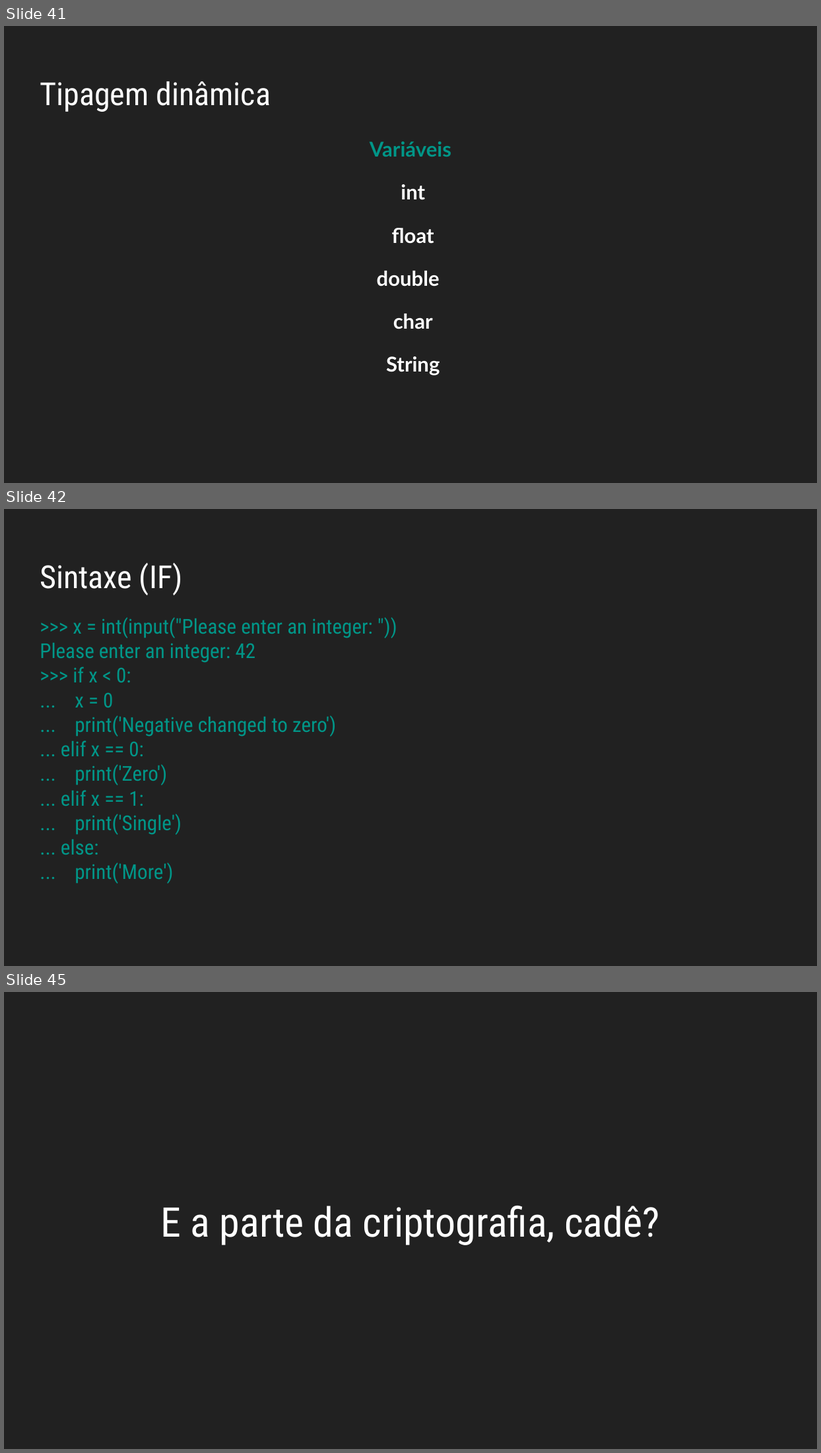
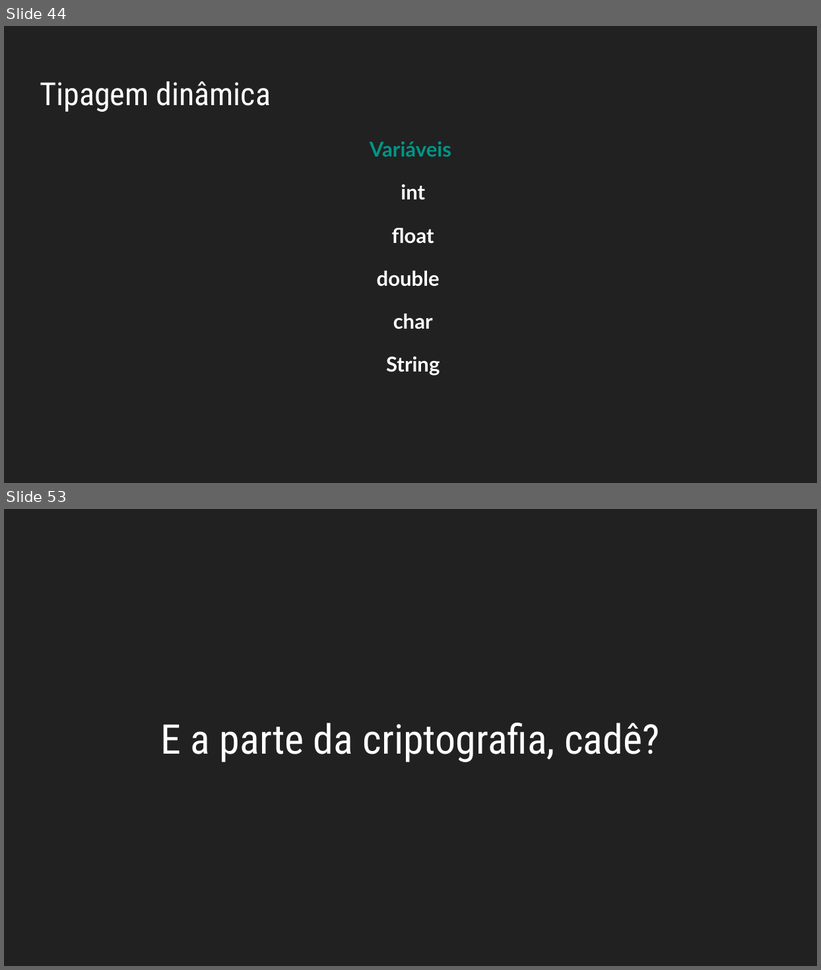
Before and after one commit to allythy/Palestras, a slide deck: Minicurso Do Terminal GNU-Linux ao Python/VI Workshop da Escola de Engenharias e TI.odp. Shown one above the other, each under a label of ours: slides 41, 42 and 45 before the commit, slides 44 and 53 after it; the slides between them are not shown. The pictures are 821x1453 and 821x970 pixels, drawn with LibreOffice and Linux fonts; fonts in the diff are those of the drawing. Boxes give left, top, right and bottom in pixels: in the first picture for what was removed or moved away, otherwise in the second. Text is boxed around its words. In the diff, an @@ line names an element or a change of style, - is before the commit and + after.

```diff
--- a/Minicurso Do Terminal GNU-Linux ao Python/VI Workshop da Escola de Engenharias e TI.odp
+++ b/Minicurso Do Terminal GNU-Linux ao Python/VI Workshop da Escola de Engenharias e TI.odp
@@ slide 42 removed at (4, 509, 817, 966), background #212121 @@
@@ title removed at (40, 562, 183, 595) @@
-Sintaxe (IF)
@@ text removed at (40, 617, 372, 884) @@
->>> x = int(input("Please enter an integer: "))
-Please enter an integer: 42
->>> if x < 0:
-... x = 0
-... print('Negative changed to zero')
-... elif x == 0:
-... print('Zero')
-... elif x == 1:
-... print('Single')
-... else:
-... print('More')
@@ what was slide 41 is now slide 44 @@
@@ what was slide 45 is now slide 53 @@
```
Also in this commit, not shown: 3 slides changed, 11 slides added, 1 other slide removed, 2 other files.
